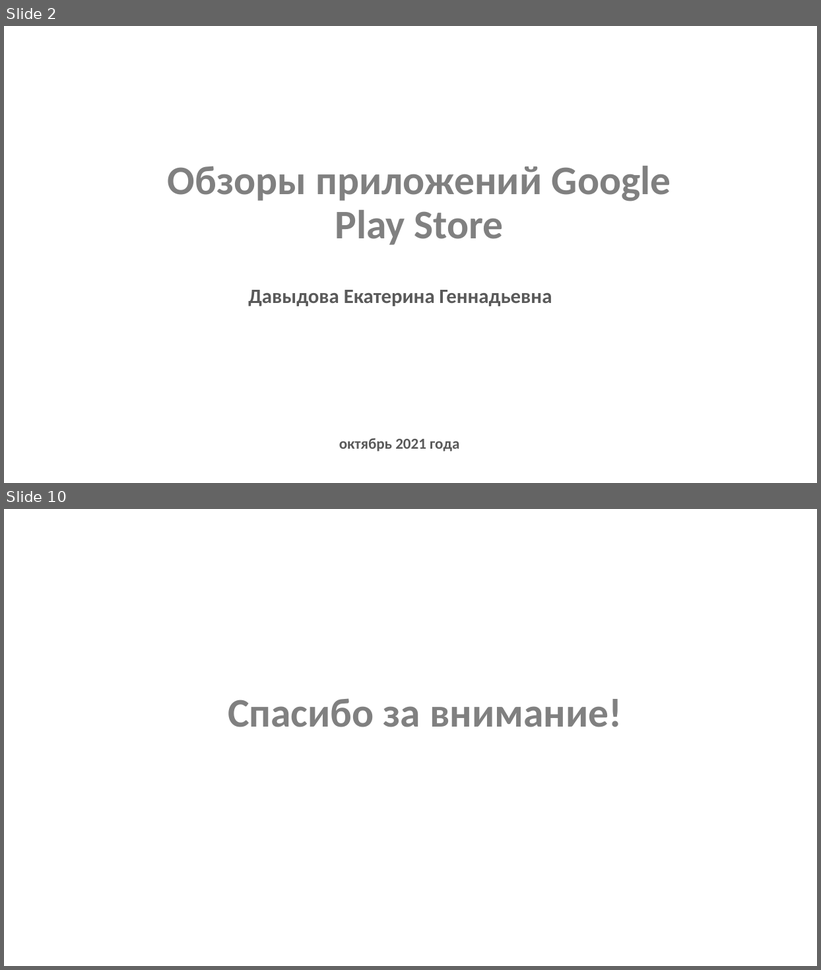
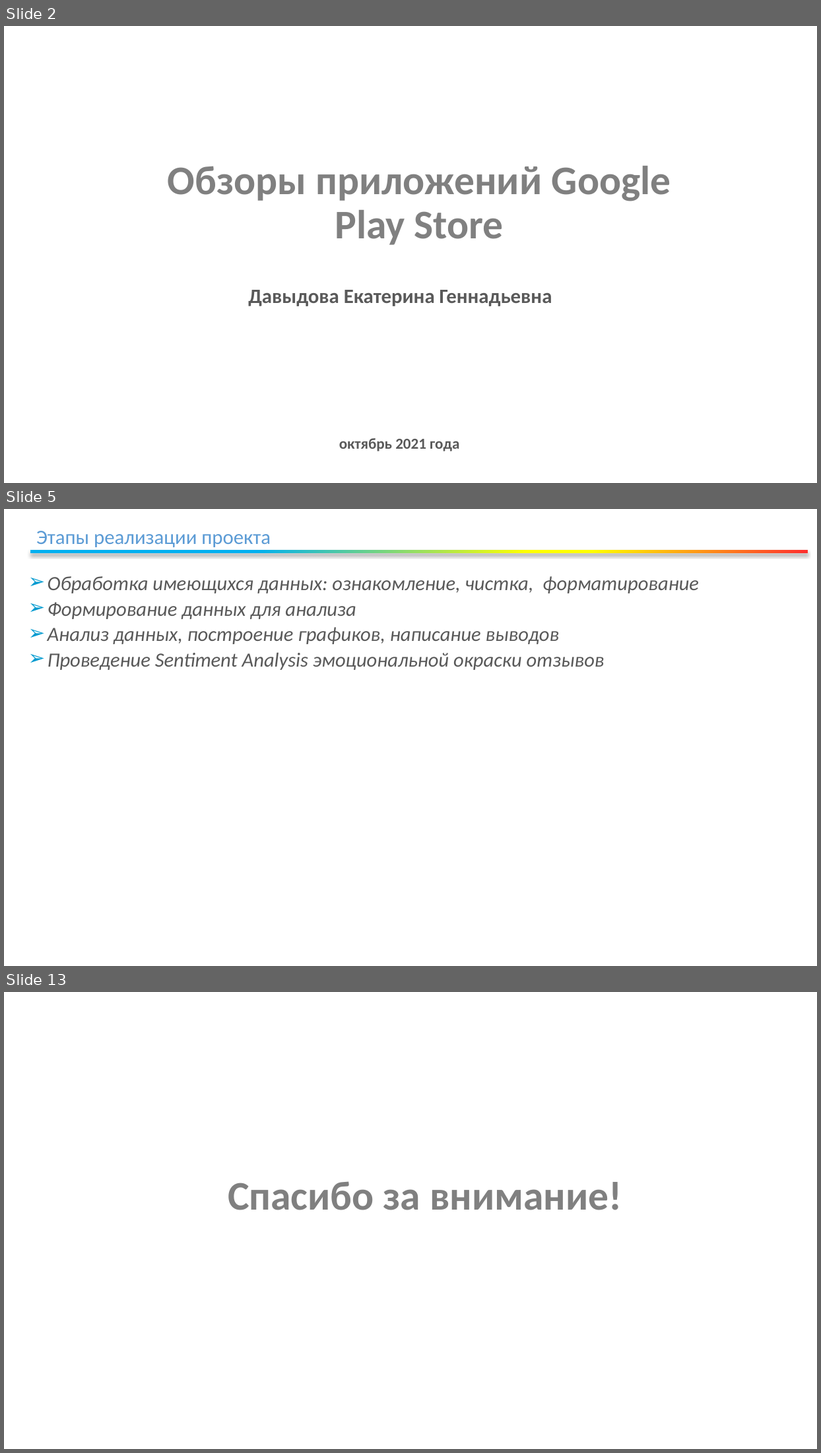
Before and after one commit to KatenokDav/data-analyst-python-course, a slide deck: final school project DA/Final school project DA(presentation).pptx. Shown one above the other, each under a label of ours: slides 2 and 10 before the commit, slides 2, 5 and 13 after it; the slides between them are not shown. The pictures are 821x970 and 821x1453 pixels, drawn with LibreOffice and Linux fonts; fonts in the diff are those of the drawing; background and template pictures are left out. Boxes give left, top, right and bottom in pixels: in the first picture for what was removed or moved away, otherwise in the second. Text is boxed around its words. In the diff, an @@ line names an element or a change of style, - is before the commit and + after.

```diff
--- a/final school project DA/Final school project DA(presentation).pptx
+++ b/final school project DA/Final school project DA(presentation).pptx
@@ slide 5 added at [4,509,817,966], background #FFFFFF @@
@@ text added at [36,531,271,547], 24 pt, text #5B9BD5 @@
+Этапы реализации проекта
@@ rectangle added at [30,550,807,553], fill gradient #FF2F2F to #FFFF00 to #00B0F0 @@
@@ text added at [48,576,699,670], 23.8 pt, text #595959, italic @@
+➢ Обработка имеющихся данных: ознакомление, чистка, форматирование
+➢ Формирование данных для анализа
+➢ Анализ данных, построение графиков, написание выводов
+➢ Проведение Sentiment Analysis эмоциональной окраски отзывов
@@ what was slide 10 is now slide 13 @@
```
Also in this commit, not shown: 6 slides changed, 3 other slides added, 1 slide removed.
